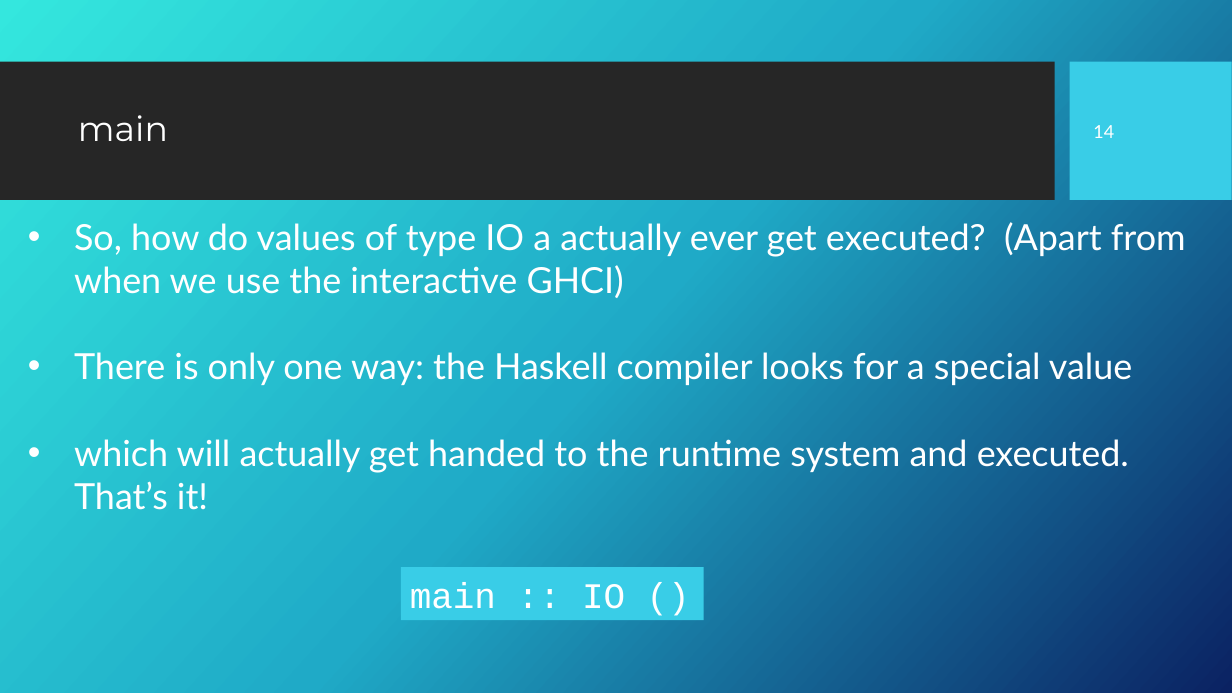
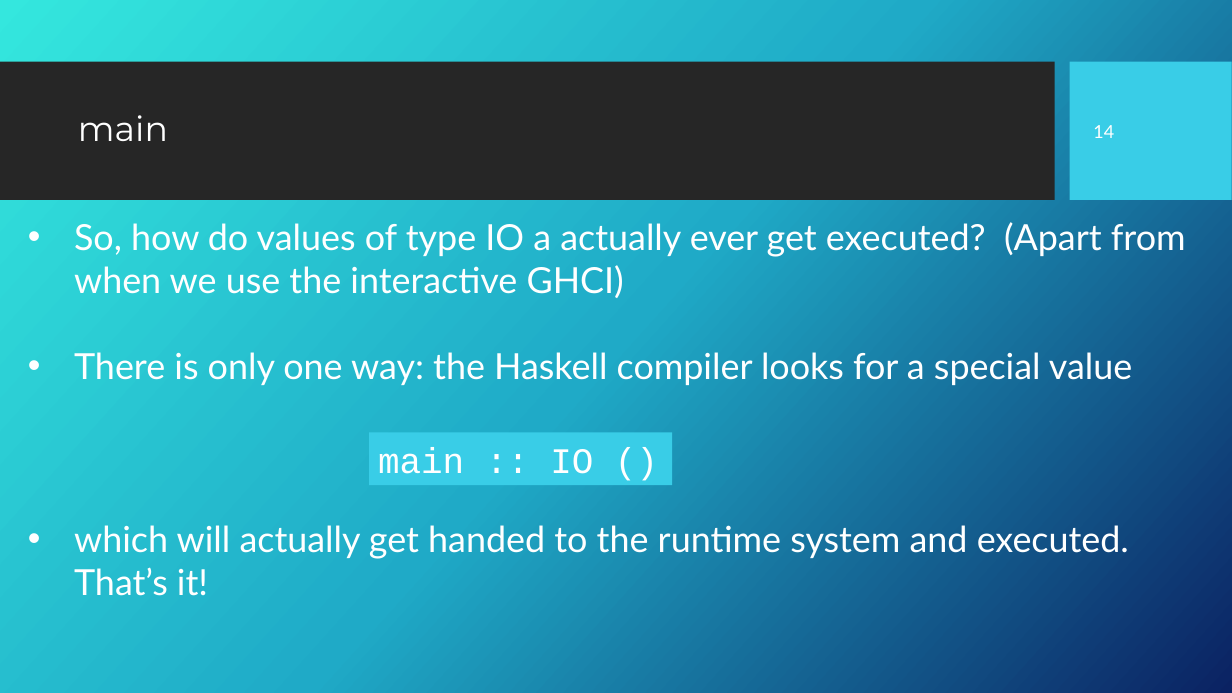
Before and after one commit to Fun-Prog-26/fun-prog-26, a slide deck: slide 15 of topic09-interactive-prog/unit-9a-lectures/talk-1/a-interactive-prog.pptx. Drawn at 1232x693 pixels with LibreOffice and Linux fonts; fonts in the diff are those of the drawing; background and template pictures are left out. Boxes give left, top, right and bottom in pixels: in the first picture for what was removed or moved away, otherwise in the second. Text is boxed around its words. In the diff, an @@ line names an element or a change of style, - is before the commit and + after.

```diff
--- a/topic09-interactive-prog/unit-9a-lectures/talk-1/a-interactive-prog.pptx
+++ b/topic09-interactive-prog/unit-9a-lectures/talk-1/a-interactive-prog.pptx
@@ text "So, how do values of ..." rewrapped from box(74, 222, 1186, 510) to box(74, 222, 1186, 596) @@
@@ rectangle "main :: IO ()": place and size @@
-rectangle "main :: IO ()" at box(401, 567, 704, 620)
+rectangle "main :: IO ()" at box(369, 433, 672, 485)
```
Also in this commit, not shown: 1 other slide changed, 19 other files.
